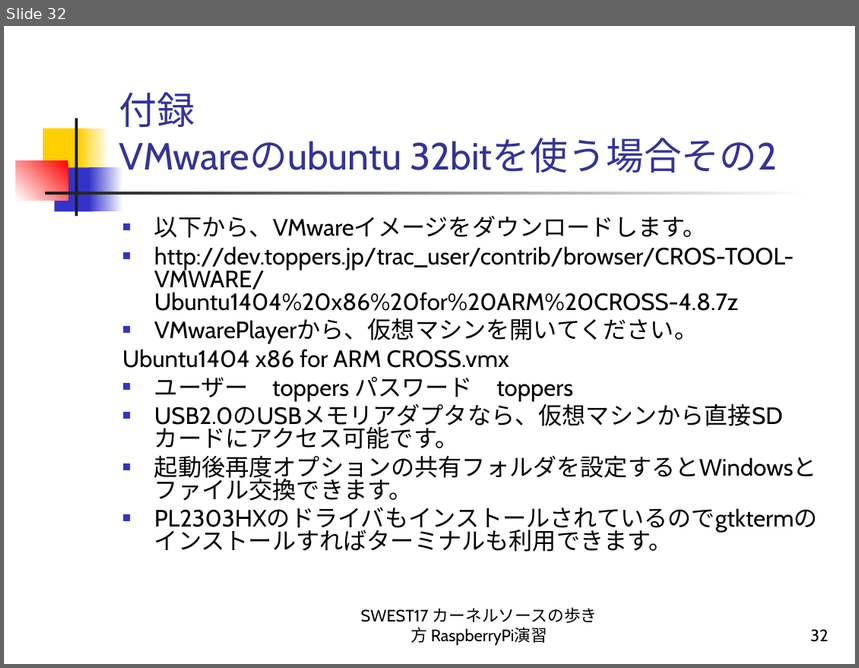
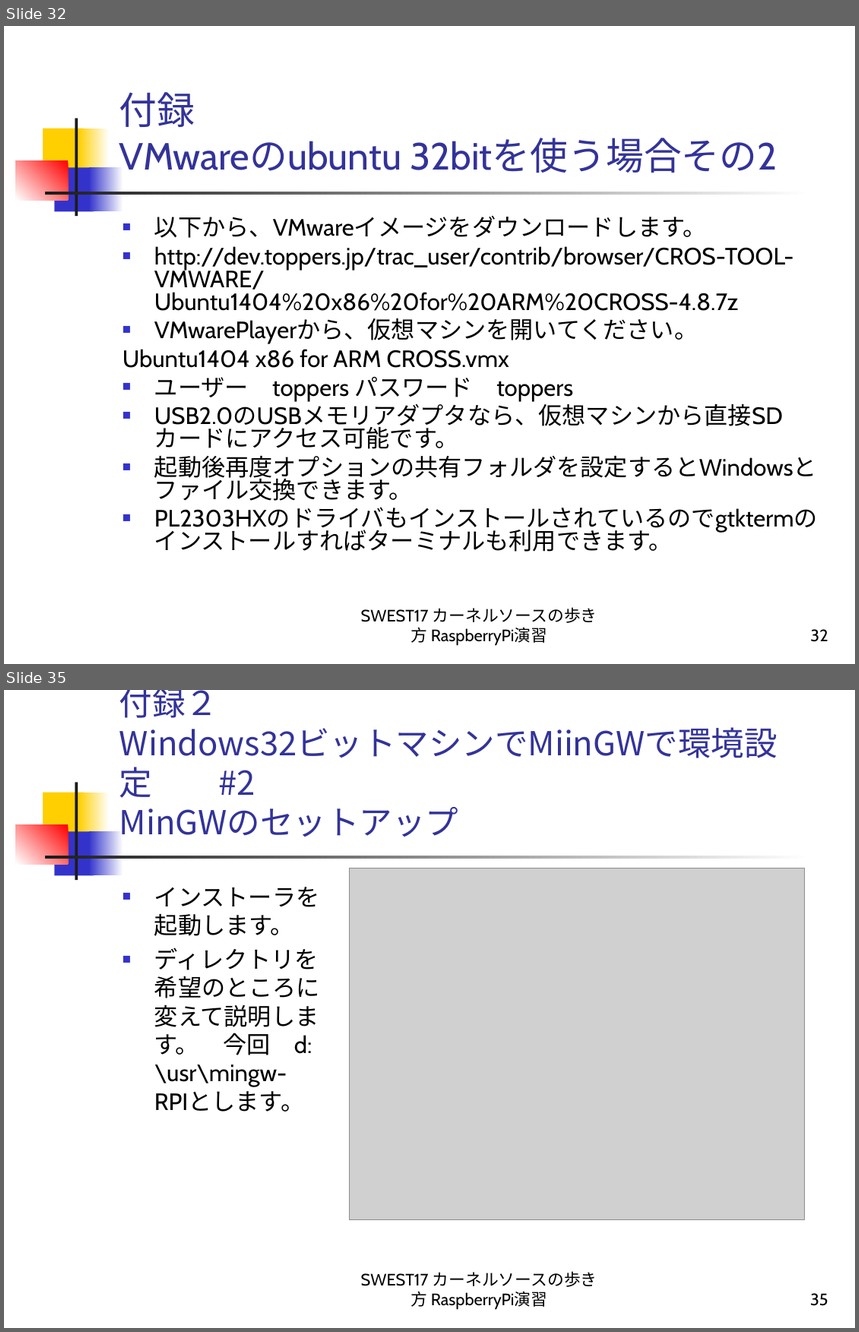
Before and after one commit to alvstakahashi/RPI-SHRINK-SSP-FULL, a slide deck: カーネルソースの歩き方 RaspberryPi演習.ppt. Shown one above the other, each under a label of ours: slide 32 before the commit, slides 32 and 35 after it; the slides between them are not shown. The pictures are 859x668 and 859x1332 pixels, drawn with LibreOffice and Linux fonts; fonts in the diff are those of the drawing; grey boxes stand for pictures. Boxes give left, top, right and bottom in pixels: in the first picture for what was removed or moved away, otherwise in the second. Text is boxed around its words. In the diff, an @@ line names an element or a change of style, - is before the commit and + after.

Commit message:
資料追記　win32
資料追記　32bitWinでのmingwセットアップ追記

```diff
--- a/カーネルソースの歩き方 RaspberryPi演習.ppt
+++ b/カーネルソースの歩き方 RaspberryPi演習.ppt
@@ slide 35 added at [4, 690, 855, 1328], background #FFFFFF; not listed: 7 template elements that a slide beside it also shows @@
@@ title added at [120, 690, 458, 837], 28 pt, text #333399 @@
+付録２
+Windows32ビットマシンでMiinGWで環境設定 #2
+MinGWのセットアップ
@@ picture added at [350, 869, 805, 1221] @@
@@ text added at [154, 887, 320, 1112], 20 pt, text #000000 @@
+■ インストーラを起動します。
+■ ディレクトリを希望のところに変えて説明します。 今回 d:\usr\mingw-RPIとします。
@@ text added at [361, 1271, 598, 1310], 14 pt, text #000000 @@
+SWEST17 カーネルソースの歩き方 RaspberryPi演習
@@ page number added at [810, 1293, 829, 1306], 14 pt, text #000000 @@
+35
```
Also in this commit, not shown: 1 slide changed, 10 other slides added.
